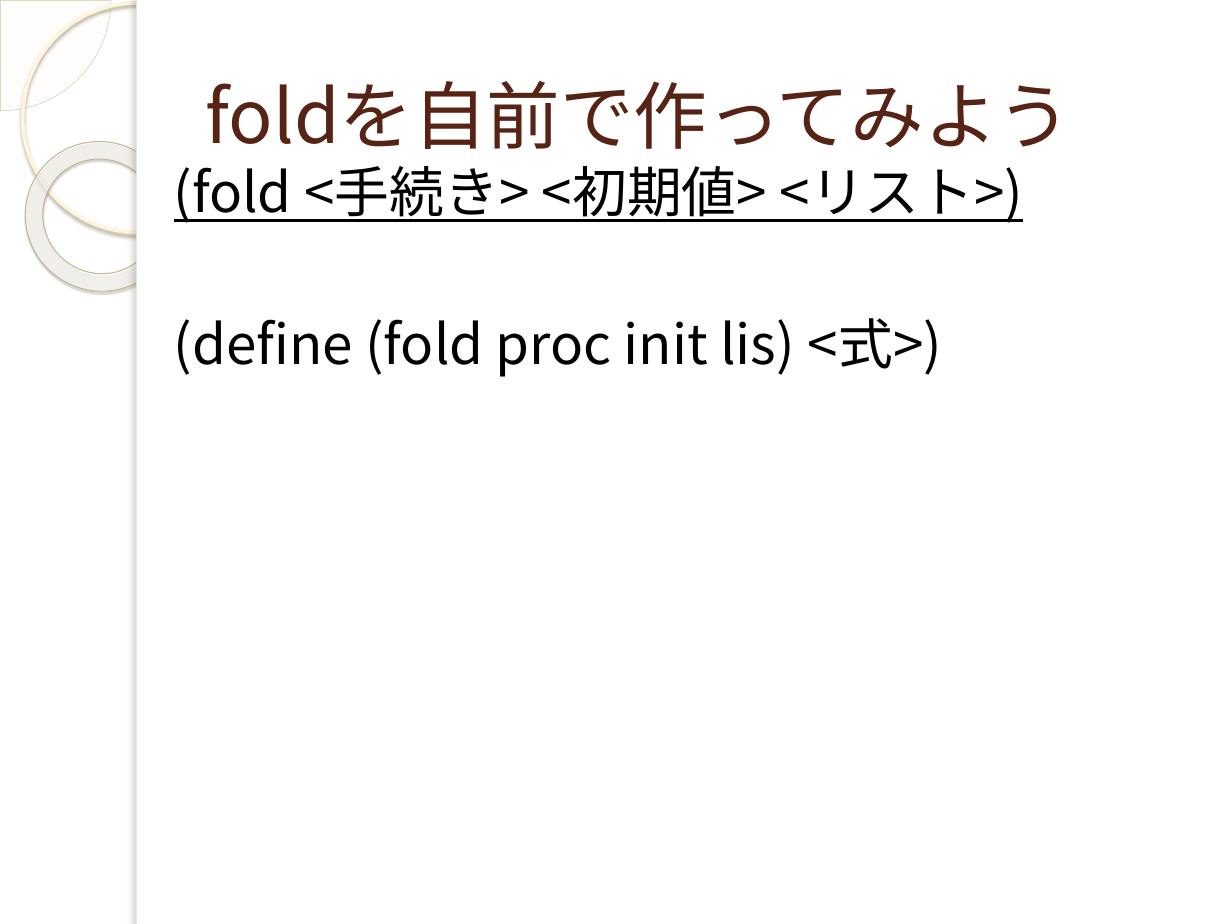
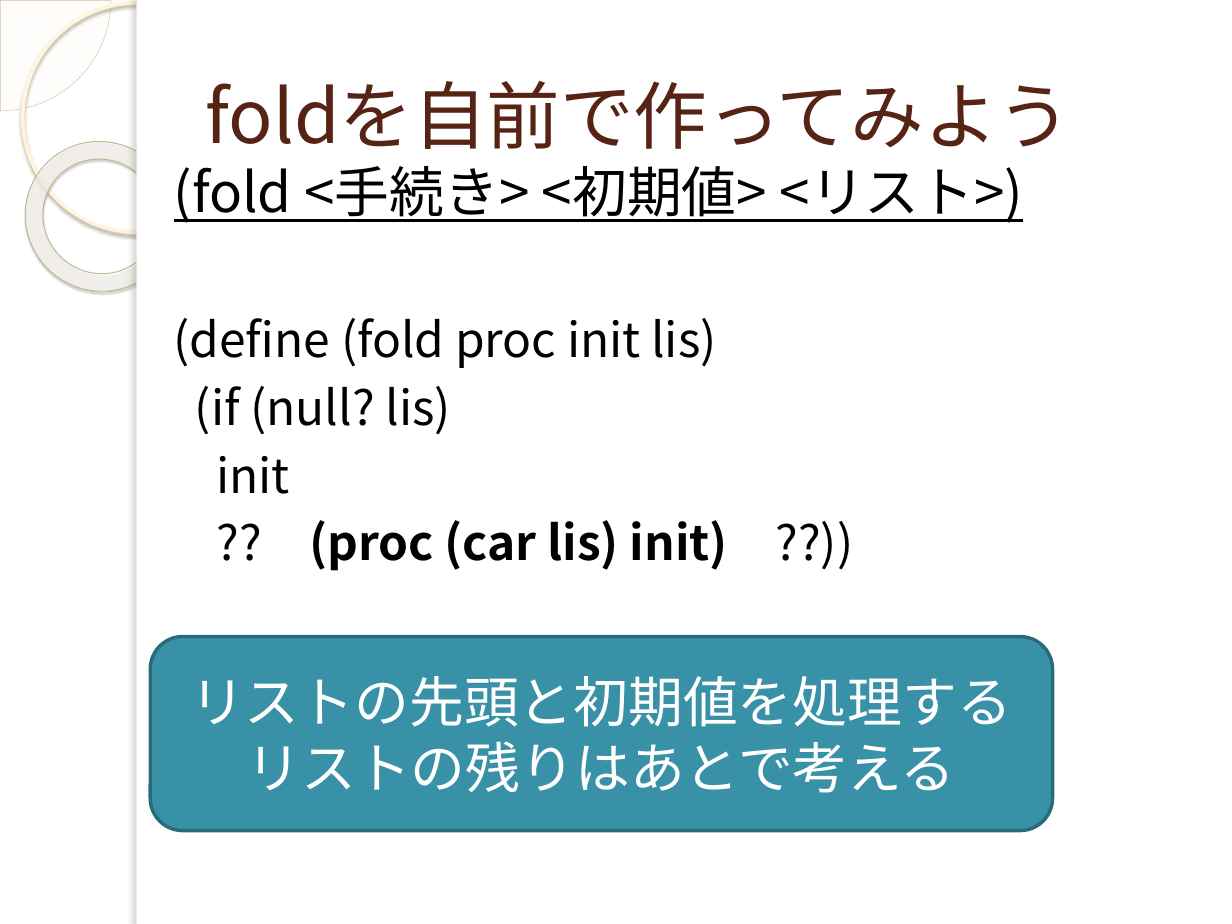
Before and after one commit to yuridonus/FEstudy, a slide deck: slide 33 of scheme.pptx. Drawn at 1232x924 pixels with LibreOffice and Linux fonts; fonts in the diff are those of the drawing; background and template pictures are left out. Boxes give left, top, right and bottom in pixels: in the first picture for what was removed or moved away, otherwise in the second. Text is boxed around its words. In the diff, an @@ line names an element or a change of style, - is before the commit and + after.

```diff
--- a/scheme.pptx
+++ b/scheme.pptx
@@ text at bbox=[174, 318, 728, 571]: text changed; size 32 to 28 pt @@
-(define (fold proc init lis) <式>)
+(define (fold proc init lis)
+(if (null? lis)
+init
+?? (proc (car lis) init) ??))
@@ rounded rectangle added at bbox=[150, 637, 1052, 830], fill #3891A7, outline #296B7C 2 pt, 32 pt, text #FFFFFF @@
+リストの先頭と初期値を処理する
+リストの残りはあとで考える
```
Also in this commit, not shown: 3 other slides changed, 3 slides added, 1 slide removed.
